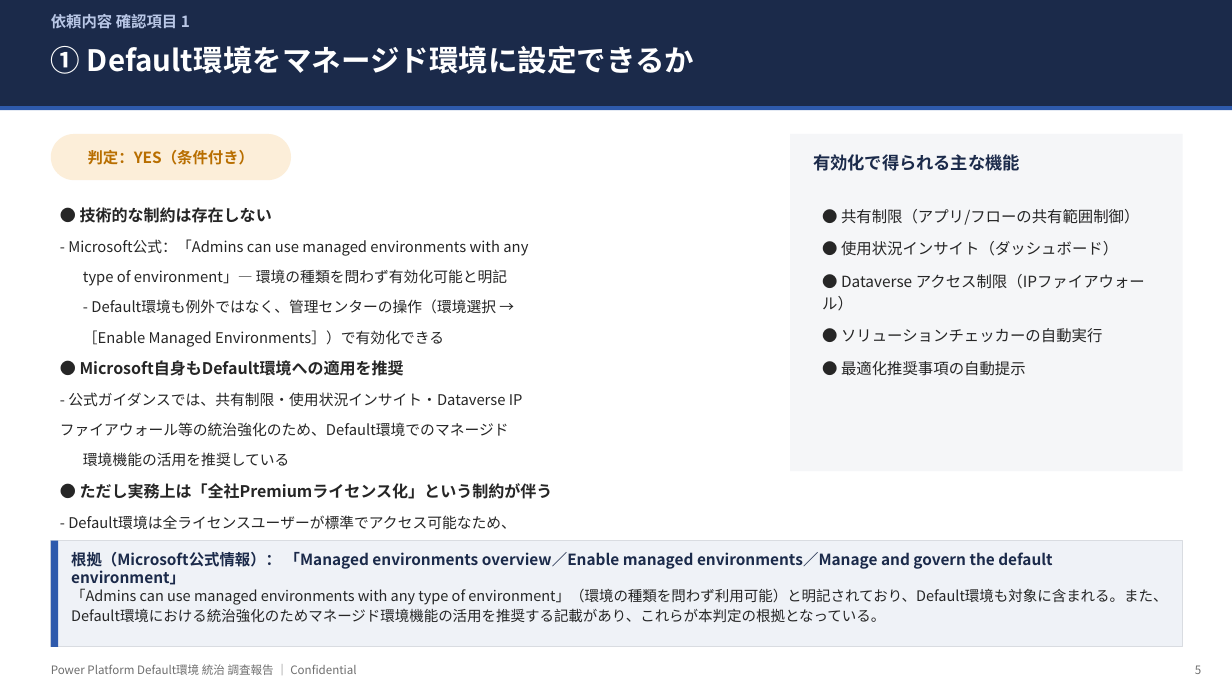
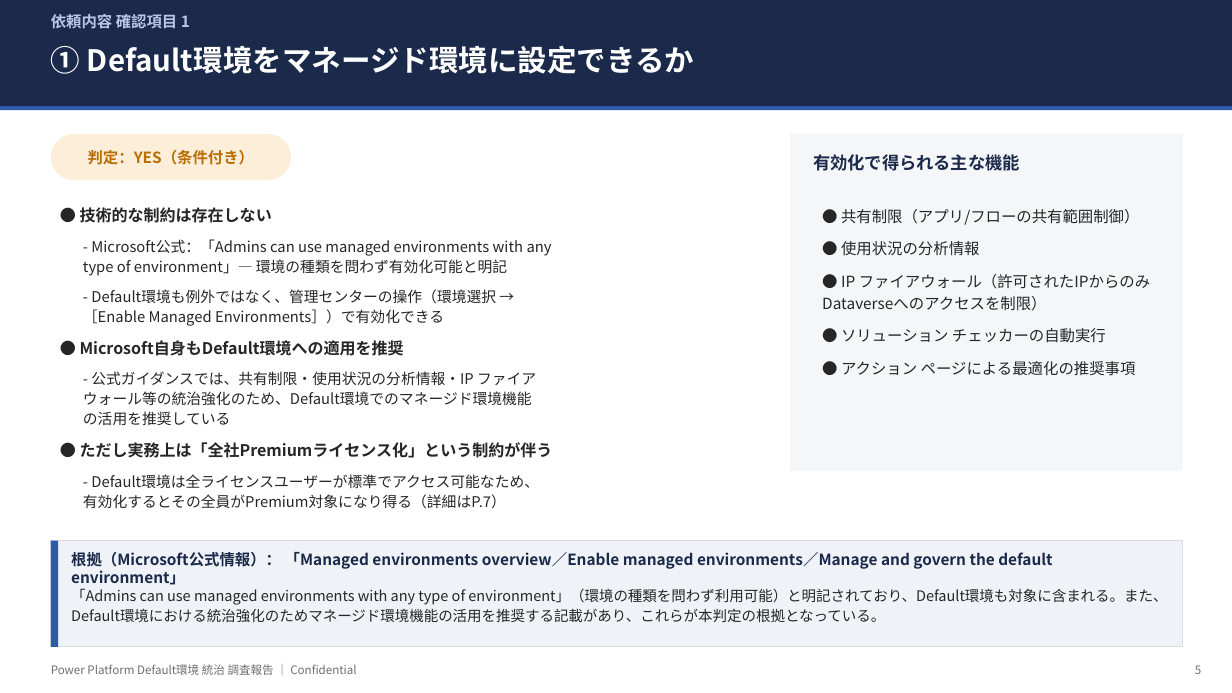
Before and after one commit to takuyanakamura881awc-beep/awc-naka881-repo, a slide deck: slide 5 of docs/PowerPlatform_DefaultEnv_Governance_Report.pptx. Drawn at 1232x693 pixels with LibreOffice and Linux fonts; fonts in the diff are those of the drawing. Boxes give left, top, right and bottom in pixels: in the first picture for what was removed or moved away, otherwise in the second. Text is boxed around its words. In the diff, an @@ line names an element or a change of style, - is before the commit and + after.

```diff
--- a/docs/PowerPlatform_DefaultEnv_Governance_Report.pptx
+++ b/docs/PowerPlatform_DefaultEnv_Governance_Report.pptx
@@ text at [841, 241, 1150, 376]: text changed @@
-● 使用状況インサイト（ダッシュボード）
-● Dataverse アクセス制限（IPファイアウォール）
-● ソリューションチェッカーの自動実行
-● 最適化推奨事項の自動提示
+● 使用状況の分析情報
+● IP ファイアウォール（許可されたIPからのみDataverseへのアクセスを制限）
+● ソリューション チェッカーの自動実行
+● アクション ページによる最適化の推奨事項
@@ text at [83, 371, 536, 425]: text changed @@
-- 公式ガイダンスでは、共有制限・使用状況インサイト・Dataverse IP
-ファイアウォール等の統治強化のため、Default環境でのマネージド
-環境機能の活用を推奨している
+- 公式ガイダンスでは、共有制限・使用状況の分析情報・IP ファイア
+ウォール等の統治強化のため、Default環境でのマネージド環境機能
+の活用を推奨している
```
Also in this commit, not shown: 7 other slides changed.
